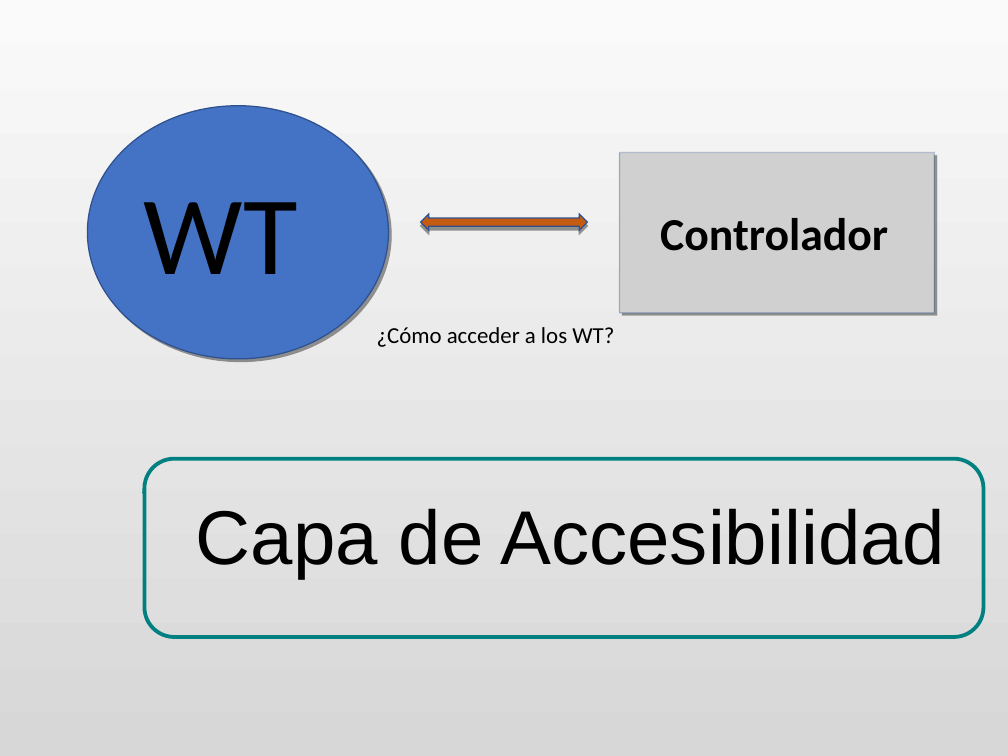
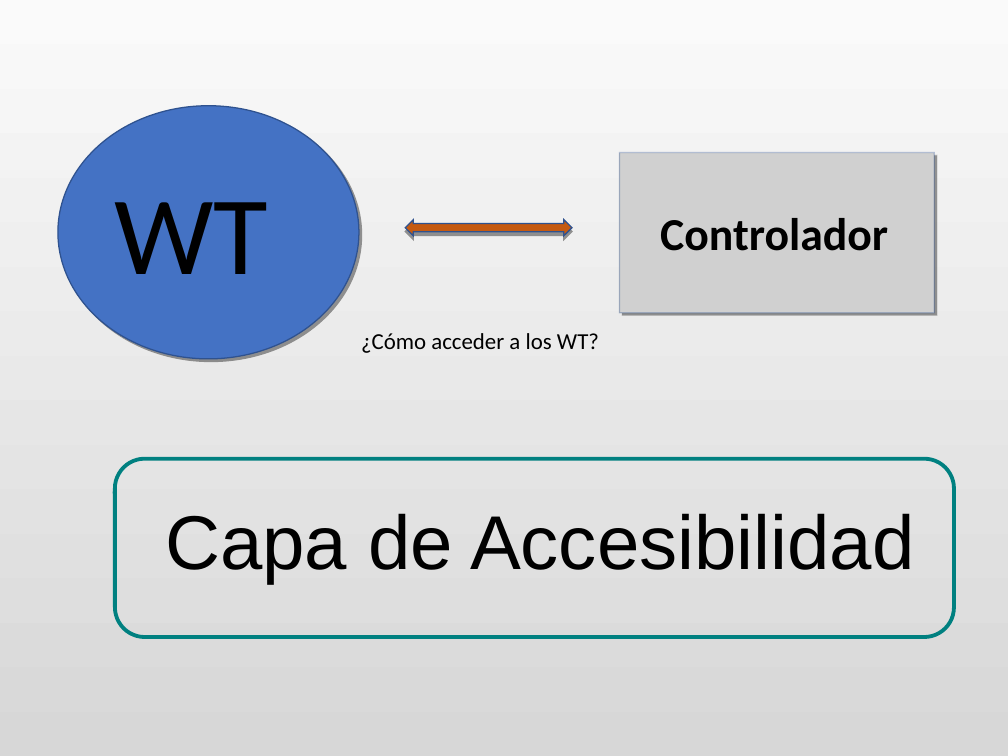
Before and after one commit to danielsalgadop/sac, a slide deck: slide 12 of docs/presentation/social_access_controller_ODP_final.odp. Drawn at 1008x756 pixels with LibreOffice and Linux fonts; fonts in the diff are those of the drawing; grey boxes stand for pictures. Boxes give left, top, right and bottom in pixels: in the first picture for what was removed or moved away, otherwise in the second. Text is boxed around its words. In the diff, an @@ line names an element or a change of style, - is before the commit and + after.

```diff
--- a/docs/presentation/social_access_controller_ODP_final.odp
+++ b/docs/presentation/social_access_controller_ODP_final.odp
@@ 2 freeform shapes, 1 free: place and size @@
-2 freeform shapes, 1 free at [88, 106, 984, 638]
+2 freeform shapes, 1 free at [58, 106, 955, 638]
@@ freeform shape: place and size @@
-freeform shape at [421, 214, 587, 231]
+freeform shape at [405, 220, 572, 236]
@@ title "Capa de Accesibilidad": place and size @@
-title "Capa de Accesibilidad" at [196, 508, 946, 578]
+title "Capa de Accesibilidad" at [165, 513, 915, 584]
@@ free "¿Cómo acceder a los WT?": place and size @@
-free "¿Cómo acceder a los WT?" at [368, 316, 655, 353]
+free "¿Cómo acceder a los WT?" at [352, 322, 639, 359]
```
Also in this commit, not shown: 5 other slides changed, 1 other file.
